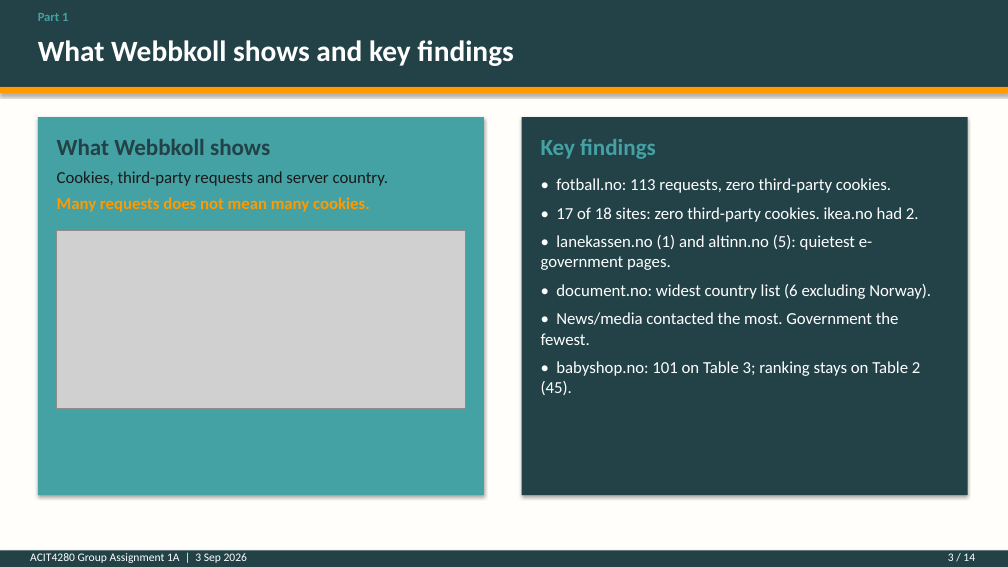
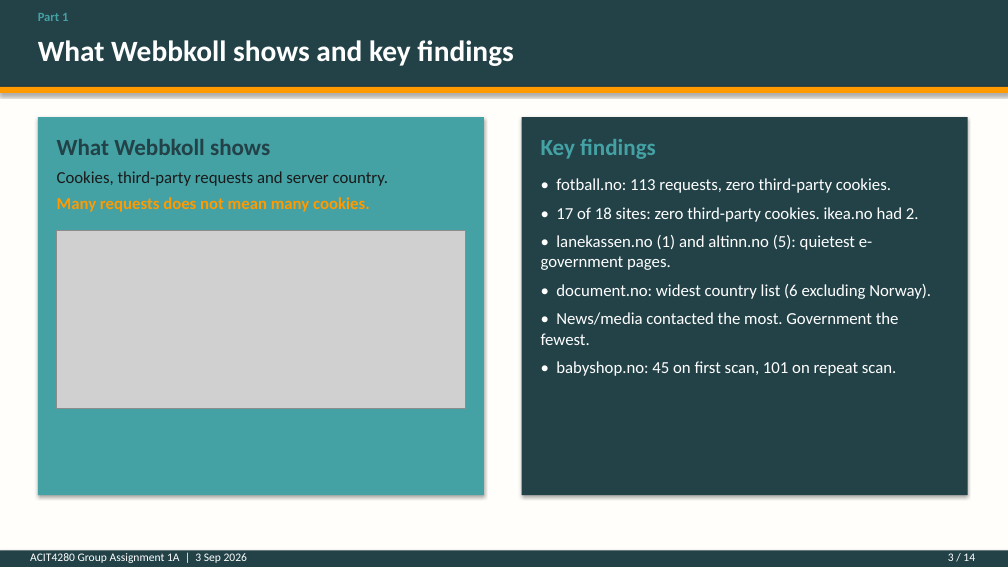
Before and after one commit to kasa031/Bacheloroppgave, a slide deck: slide 3 of ACIT4280_1A_presentation.pptx. Drawn at 1008x567 pixels with LibreOffice and Linux fonts; fonts in the diff are those of the drawing; grey boxes stand for pictures. Boxes give left, top, right and bottom in pixels: in the first picture for what was removed or moved away, otherwise in the second. Text is boxed around its words. In the diff, an @@ line names an element or a change of style, - is before the commit and + after.

```diff
--- a/ACIT4280_1A_presentation.pptx
+++ b/ACIT4280_1A_presentation.pptx
@@ text at (556, 361, 897, 376): text changed @@
-• babyshop.no: 101 on Table 3; ranking stays on Table 2 (45).
+• babyshop.no: 45 on first scan, 101 on repeat scan.
```
Also in this commit, not shown: 4 other files.
